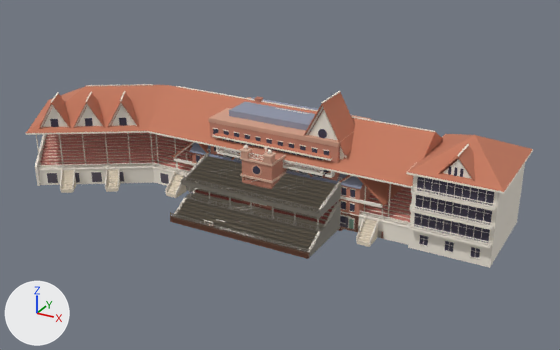
A saved change to the glTF model assets/models/architecture/chester_stands.glb.
Before and after are seen from a camera (50 mm lens) standing at (73.2, -129.3, 73.0) and looking at (-0.3, 4.4, 6.2). Every picture has the same lights, and +X, +Y and +Z are marked at lower left. The first picture is the older version.

Before the edit, the objects in view are built like this:
```python
ob_chester_brick_block = bpy.data.objects.new('chester_brick_block', me_chester_brick_block)
ob_chester_brick_block.location = (0.0, 0.0, 0.0)
ob_chester_tattersalls = bpy.data.objects.new('chester_tattersalls', me_chester_tattersalls)
ob_chester_tattersalls.location = (0.0, 0.0, 0.0)
ob_chester_terrace_row = bpy.data.objects.new('chester_terrace_row', me_chester_terrace_row)
ob_chester_terrace_row.location = (0.0, 0.0, 0.0)
# also in view: 'chester_county_stand' at (-8.9, 3.3, 12.9); 'chester_wt_stand_lantern' at (0.0, -5.9, 6.7); 'chester_wt_tower' at (0.0, -5.8, 7.8); 'chester_city_block' at (0.0, 8.0, 9.4)
```
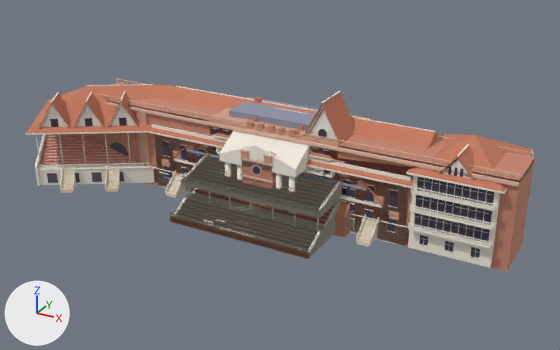
Changed parts and their boxes [x1, y1, x2, y2] in the pictures (560 x 350 px):
'chester_grosvenor_bridge', added: after [88, 78, 535, 271]
    faces in mat_ch_stone_008 (brown #c58670): [88, 83, 535, 271]
    faces in mat_ch_coping_009 (beige #e2bba5): [98, 78, 535, 187]
    faces in mat_ch_stone_lit_009 (beige #d3a089): [109, 101, 535, 253]
    faces in mat_ch_shade_004 (dark grey #5d5660): [110, 143, 128, 156]
'chester_castle_range', added: after [151, 124, 411, 246]
    faces in mat_ch_render_007 (white #f4ecdf): [155, 131, 408, 246]
    faces in mat_ch_trim_010 (white #f7efe2): [151, 124, 411, 233]
    faces in mat_ch_glass_005 (greyish purple #3f3a4d): [163, 141, 398, 232]
'chester_viaduct_span', added (mostly hidden): after [204, 133, 350, 237]
    faces in mat_ch_stone_dark_007 (brown #b97b66): [333, 202, 350, 237]
'chester_agricola_tower', added: after [246, 117, 303, 139]
    faces in mat_ch_stone_009 (brown #c58670): [247, 117, 303, 137]
'chester_terrace_row', unchanged, covered by the edit: before [190, 143, 372, 232]; after [190, 150, 361, 229]
'chester_brick_block', unchanged, covered by the edit: before [213, 97, 335, 179]; after [213, 97, 335, 178]
'chester_tattersalls', unchanged, covered by the edit: before [172, 142, 401, 239]; after [172, 142, 385, 238]

What changed in the scene script:
```text
Add ob_chester_agricola_tower:
    ob_chester_agricola_tower = bpy.data.objects.new('chester_agricola_tower', me_chester_agricola_tower)  # 432 vertices, 616 faces; spans x -5.8..5.8, y -0.3..11.3, z -1.0..18.8; in mat_ch_stone_009 (brown #c58670), mat_ch_stone_dark_008 (brown #b97b66), mat_ch_coping_010 (beige #e2bba5), mat_ch_shade_005 (dark grey #5d5660)
    ob_chester_agricola_tower.location = (0.0, 0.0, 0.0)
Add ob_chester_castle_range:
    ob_chester_castle_range = bpy.data.objects.new('chester_castle_range', me_chester_castle_range)  # 574 vertices, 914 faces; spans x -30.3..30.3, y -6.0..16.3, z -1.0..16.6; in mat_ch_render_007 (white #f4ecdf), mat_ch_glass_005 (greyish purple #3f3a4d), mat_ch_trim_010 (white #f7efe2)
    ob_chester_castle_range.location = (0.0, 0.0, 0.0)
Add ob_chester_grosvenor_bridge:
    ob_chester_grosvenor_bridge = bpy.data.objects.new('chester_grosvenor_bridge', me_chester_grosvenor_bridge)  # 4116 vertices, 6144 faces; spans x -50.0..50.0, y -0.6..12.6, z -1.0..18.6; in mat_ch_stone_008 (brown #c58670), mat_ch_stone_lit_009 (beige #d3a089), mat_ch_shade_004 (dark grey #5d5660), mat_ch_coping_009 (beige #e2bba5), mat_ch_concrete_007 (pale yellow #e6d9c4)
    ob_chester_grosvenor_bridge.location = (0.0, 0.0, 0.0)
Add ob_chester_viaduct_span:
    ob_chester_viaduct_span = bpy.data.objects.new('chester_viaduct_span', me_chester_viaduct_span)  # 406 vertices, 624 faces; spans x -18.1..18.1, y -2.4..11.4, z -1.0..14.3; in mat_ch_stone_007 (brown #c58670), mat_ch_stone_lit_008 (beige #d3a089), mat_ch_stone_dark_007 (brown #b97b66), mat_ch_coping_008 (beige #e2bba5), mat_ch_paving_007 (pale yellow #d8cdbb), mat_ch_iron_002 (greyish blue #5b6273)
    ob_chester_viaduct_span.location = (0.0, 0.0, 0.0)
```
